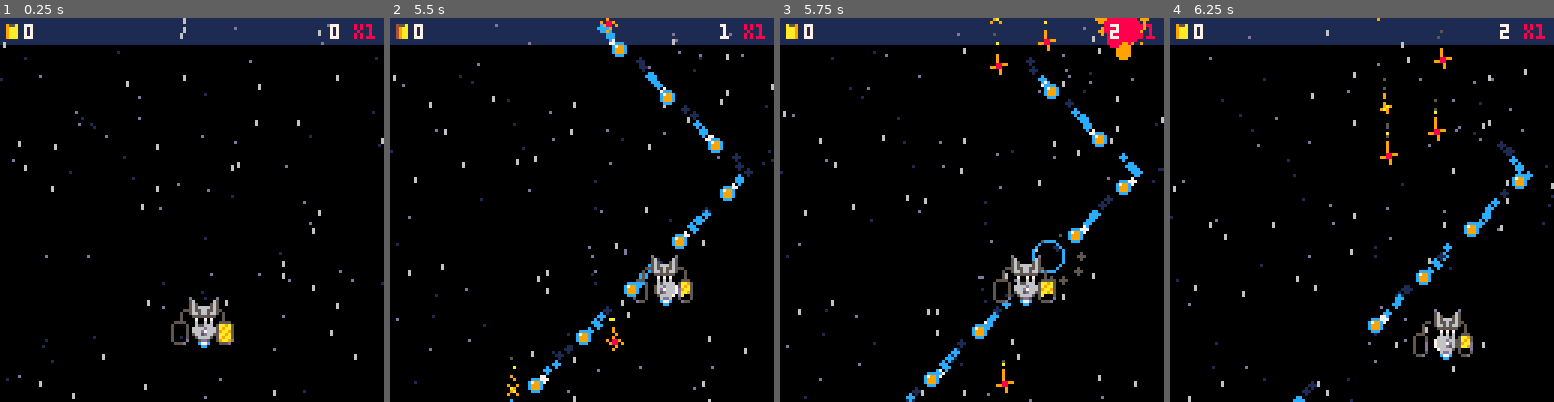
Above: before the commit, frames 1-4 (left to right).
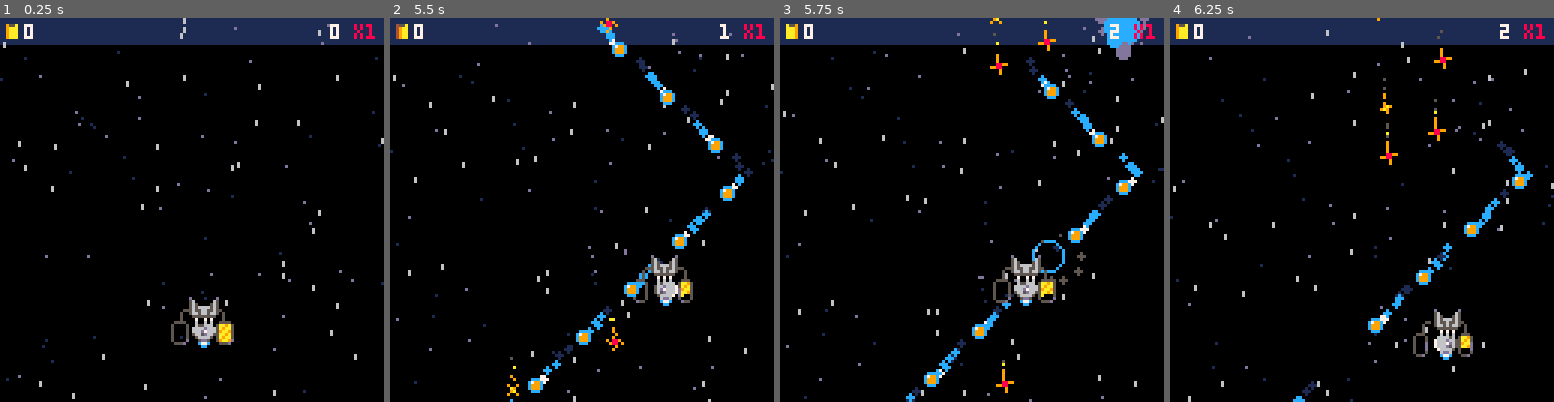
Above: after the commit, the same moments.

Repository: jacobneal65/drop-p8
Game: PICO-8 cartridge drop.p8
Same seed, same stepped clock (60 frames per second), same inputs: the game is played once before the commit and once after it.
Inputs:
- Up to frame 1 (0.25 s): no input
- Up to frame 2 (5.5 s): hold Right 1.6-2.1 s; hold Up 2.15-2.42 s; hold Right 2.47-3.03 s; hold Left 3.08-3.58 s; hold Down 3.63-3.97 s; hold Right 4.02-4.68 s; hold Up 4.73-5.03 s; hold Left from 5.08 s (still down)
- Up to frame 3 (5.75 s): release Left at 5.68 s; hold Down from 5.73 s (still down)
- Up to frame 4 (6.25 s): release Down at 6.03 s; hold Right from 6.08 s (still down)

Frames 1-2 are identical in both runs. In frame 3, 0.8% of the frame differs, in the area x 82-97%, y 0-11%; in frame 4, nothing differs.

Commit message:
before big change to level

Diff:
--- a/drop.p8
+++ b/drop.p8
@@ -20,7 +20,6 @@
 	--player
 	p_x=64
 	p_y=100
-	fuel=120
 	p_hspd=2
 	p_vspd=2
 	--player offset l,r,b,t
@@ -29,8 +28,6 @@
 	fruits={}
 	fruitlet={}
 	t_spr=64 --fruit sprite
-	t_cnt=5
-	t_itrvl=16
 	t_ybnd=128--lower y bound
 	t_uybnd=-11--upper y bound
 	t_grav=2
@@ -38,13 +35,17 @@
 
 	--point and level
 	level=1
+	wave=1
+
+
+	points=0--points
+	bpoints=0--blue points
+	fuel=120--yellow points
 	mult=1
 	mult_up=0
 	combo=0
 	mult_sfx=1
 	tf_tmr=0--transfer timer
-	points=0--points
-	point_total=500
 
 	--stars
 	starx={}
@@ -55,19 +56,12 @@
 		add(stary,flr(rnd(128)))
 		add(starspd,rnd(1.5)+0.5)
 	end
+
 	--spinning score
-	sss=22--starting sprite
-	ssl=9--number of frames
-	ss_ani={}
-	for i=0,ssl do
-		add(ss_ani,sss+i)
-	end
-
-	dots={}--used for preview
-	_dot_fn=init_dots--dots function
-
-	_upd=upd_player
-	_drw=drw_level
+	ss_ani={22,23,24,25,26,27,28,29,30,31}
+
+	dots={}
+	_dot_fn=init_dots
 
 		--screen shake variables
 	intensity = 0
@@ -75,8 +69,11 @@
 	shake_control = 2
 	cam_x,cam_y=0,0
 
- load_fruit()
+ init_fruit()
  init_fruitlet()
+
+ _upd=upd_player
+	_drw=drw_level
 end
 
 function transfer_points()
@@ -192,10 +189,10 @@
 	spr(p_spr,p_x,p_y,1,1,p_flp)
 	--storage_l
 	spr(s_spr,p_x+7,p_y+1,1,1)
-	spr(37,p_x+7,p_y-7,1,1)
+	spr(52,p_x+7,p_y-7,1,1)
 	--storage_r
 	spr(s_spr,p_x-8,p_y+1,1,1)
-	spr(37,p_x-8,p_y-7,1,1,true)
+	spr(52,p_x-8,p_y-7,1,1,true)
 
 	--catching bucket
 	spr(b_spr,p_x-4,p_y-8,2,1,p_flp)
@@ -215,7 +212,7 @@
 	local lx,ly=126-#c*4,2
 	if score_intensity > 0 then
 		lx,ly,score_intensity=shake_field(lx,ly,score_intensity)
-		puff(lx,ly-2,{8,8,9,9})
+		puff(lx,ly-2,{12,12,13,13})--{8,8,9,9})
 	end
 	print(c,lx,ly,8)
 	print(combo,lx,ly,7)
@@ -242,11 +239,23 @@
 --fruit
 --load fruit is called at
 --start and each new level
-function load_fruit()
+function init_fruit()
 	t_tmr=0
 	t_grav=2
 	prvw=true
 	prvw_tmr=0
+
+	--get level
+		--level has waves
+
+	--fiill waves for level
+
+	--calculate total blue points
+		--add this to level
+	--go through waves for level
+
+
+
 	if level==1 then
 		fill_fruit(64,2,10,0)--zig
 	elseif level==2 then
@@ -384,7 +392,7 @@
 		--got all fruit
 		if #fruits==0 then
 			level+=1
-			load_fruit()
+			init_fruit()
 		end
 	end
 end
@@ -784,18 +792,18 @@
 000000000c0000c00c000c0000000000000000000000000000288200002882000000000000000000000000000000000000000900009000000009000000009000
 000000000c0000c00c000c0000000000000000000000000000288200002882000000000000000000000044444444000009009000000900900009000000090000
 000000000c0000c00c000c0000000000000000000000000002e88e2000288e2000000000000000000444555cc155444000988000000889000008899009088900
-000000000d0b30d0050b0d000000000000000000055000002e87c8e2027c88200000000000000000455566c7dc16555400088900009880000998800000988090
-00000000035cc530055c530000000000000000000005000028811882021188200000000000000000466666cddc16666400090090090090000000900000009000
-00000000003dd300003d300000000000000000000005000002855820025582200000000000000000466666666666666400900000000009000000900000090000
-00000000030330300503030000000000000000000005000000299200002992000000000000000000544466666666444500000000000000000000000000000000
+000000000d0b30d0050b0d000000000000000000000000002e87c8e2027c88200000000000000000455566c7dc16555400088900009880000998800000988090
+00000000035cc530055c530000000000000000000000000028811882021188200000000000000000466666cddc16666400090090090090000000900000009000
+00000000003dd300003d300000000000000000000000000002855820025582200000000000000000466666666666666400900000000009000000900000090000
+00000000030330300503030000000000000000000000000000299200002992000000000000000000544466666666444500000000000000000000000000000000
 0000000000000000000000000000000000000000000000000d0000d00d000d000000000000000000055544444444555000000000000000000000000000000000
 00000000000000000000000000000000000000000000000005600650056065000000000000000000061055555555006100000000000000000000000000000000
 00000000000000000000000000000000000000000000000006566560055657000000000000000000061000000000006100000000000000000000000000000000
 000000000000000000000000000000000000000000000000006cc600005c70000000000000000000061000000000006100000000000000000000000000000000
-000000000000000000000000000000000000000000000000005dd500055d75000000000000000000061000000000006100000000000000000000000000000000
-00000000000000000000000000000000000000000000000055566555556665550000000000000000061000000000006100000000000000000000000000000000
-00000000000000000000000000000000000000000000000006566560065656000000000000000000006610000000661000000000000000000000000000000000
-00000000000000000000000000000000000000000000000005422450054225000000000000000000000000000000000000000000000000000000000000000000
+0a90000005a0000005500000055000000550000000000000005dd500055d75000000000000000000061000000000006100000000000000000000000000000000
+0005000000090000000a000000050000000500000000000055566555556665550000000000000000061000000000006100000000000000000000000000000000
+000500000005000000090000000a0000000500000000000006566560065656000000000000000000006610000000661000000000000000000000000000000000
+00050000000500000005000000090000000500000000000005422450054225000000000000000000000000000000000000000000000000000000000000000000
 00000000000000000000000000000000000000000000000000000000000000000000000000000000000000000000000000000000000000000000000000000000
 0088880000cccc0000aaaa0000bbbb0000eeee000099990000000000000000000000000000000000000000000000000000000000000000000000000000000000
 02000880010cc0c009aa00a0030bbbb0020e0ee00400099000000000000000000000000000000000000000000000000000000000000000000000000000000000
Not shown, changed: Sheet drop.xlsx
